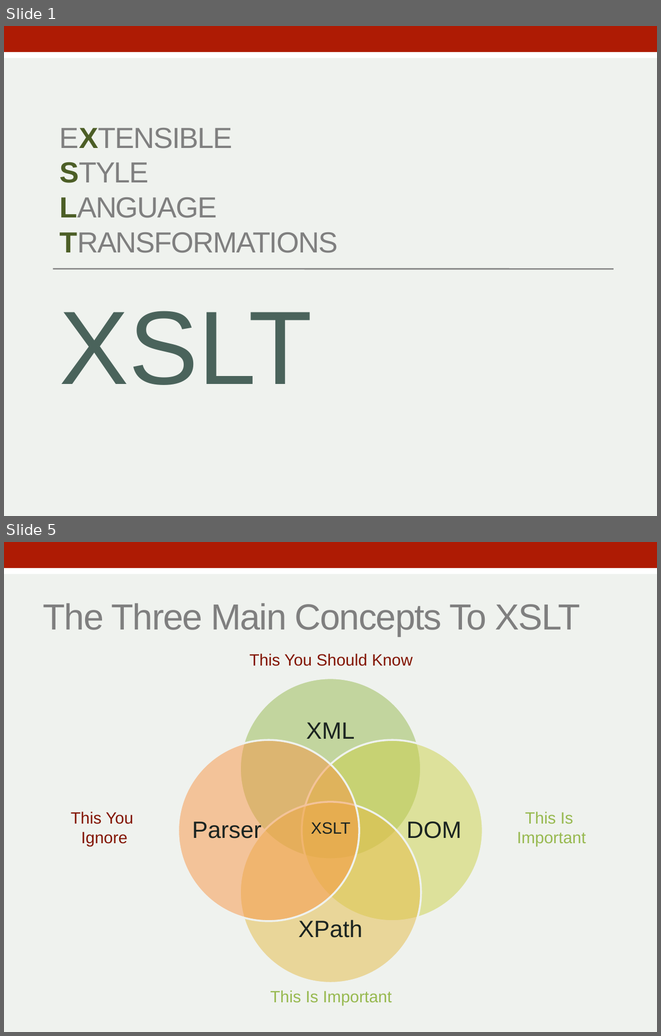
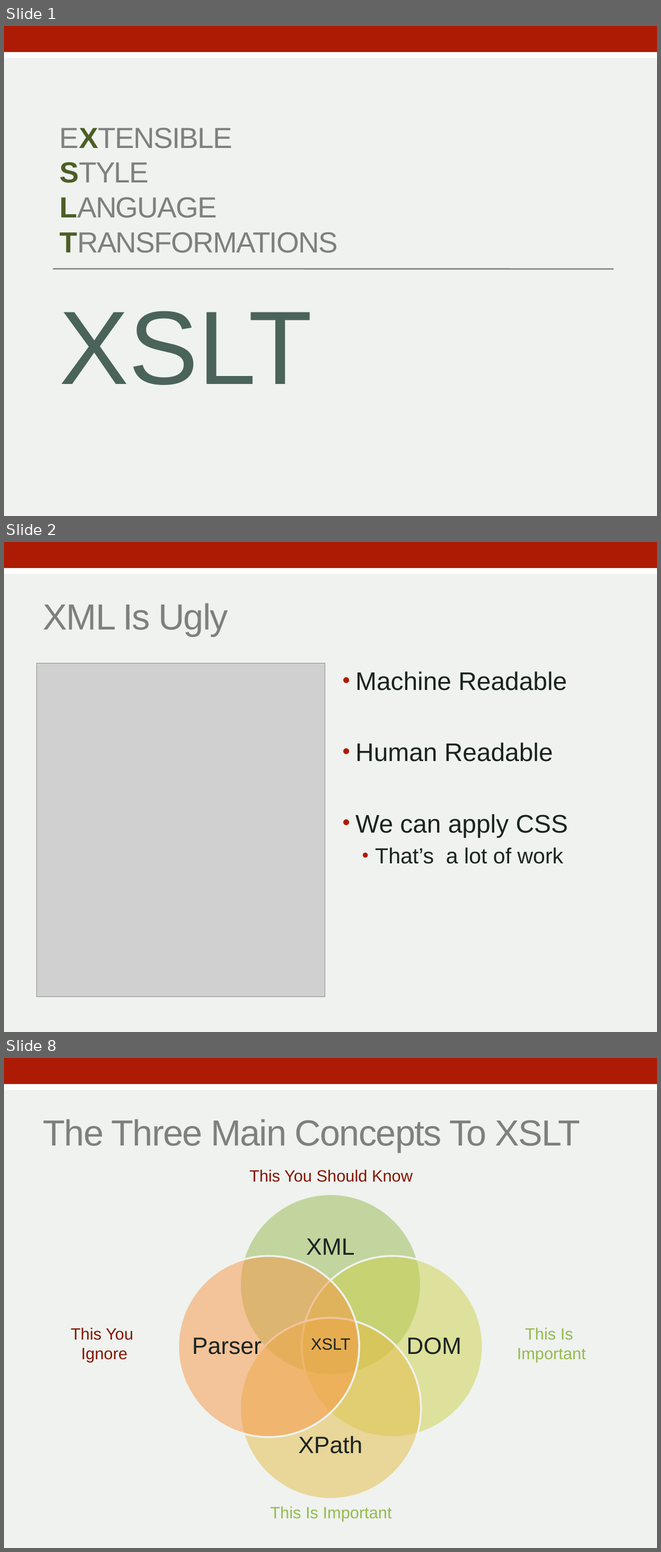
Before and after one commit to zoechao/teaching, a slide deck: xslt/eXtensible.pptx. Shown one above the other, each under a label of ours: slides 1 and 5 before the commit, slides 1, 2 and 8 after it; the slides between them are not shown. The pictures are 661x1036 and 661x1552 pixels, drawn with LibreOffice and Linux fonts; fonts in the diff are those of the drawing; grey boxes stand for pictures. Boxes give left, top, right and bottom in pixels: in the first picture for what was removed or moved away, otherwise in the second. Text is boxed around its words. In the diff, an @@ line names an element or a change of style, - is before the commit and + after.

```diff
--- a/xslt/eXtensible.pptx
+++ b/xslt/eXtensible.pptx
@@ slide 2 added at box(4, 542, 657, 1032), background #EFF2EE; not listed: 2 template elements that a slide beside it also shows @@
@@ title added at box(43, 603, 228, 636), 40 pt, text #7F7F7F @@
+XML Is Ugly
@@ picture added at box(37, 663, 325, 996) @@
@@ text added at box(355, 671, 568, 864), 28 pt, text #1A2320 @@
+• Machine Readable
+• Human Readable
+• We can apply CSS
+  • That’s a lot of work
@@ what was slide 5 is now slide 8 @@
```
Also in this commit, not shown: 4 slides changed, 4 other slides added, 3 slides removed, 3 other files.
